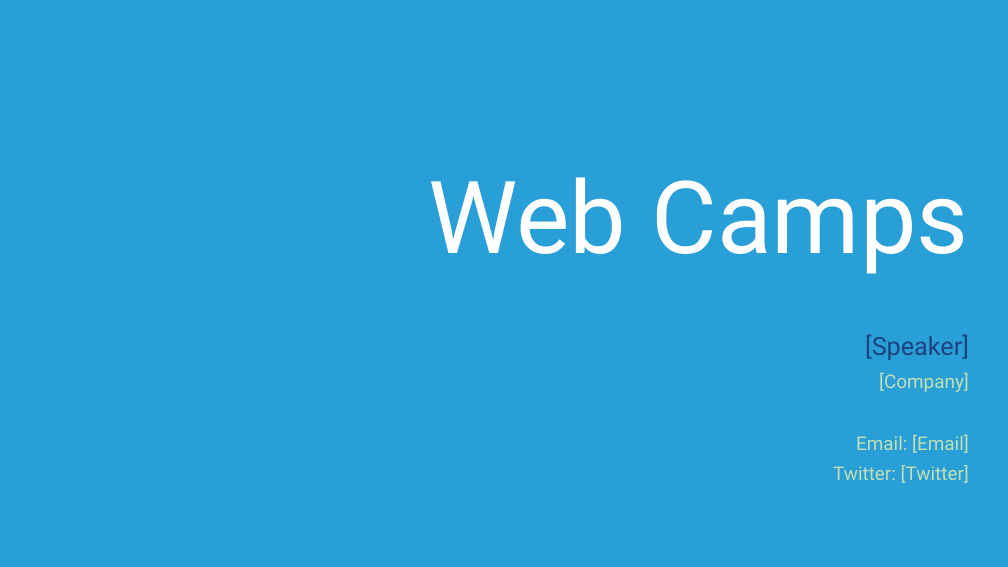
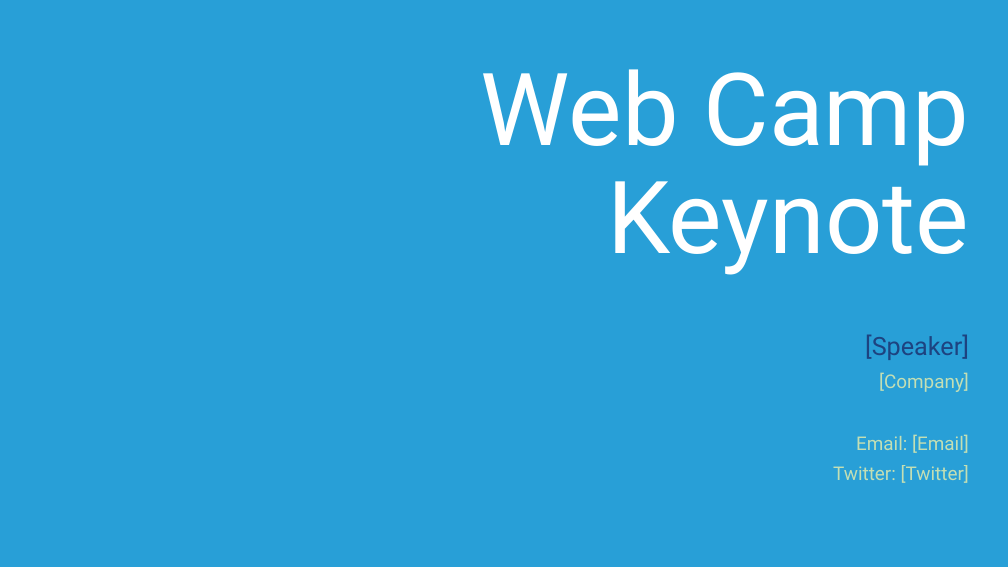
Before and after one commit to Microsoft-Web/WebCampTrainingKit, a slide deck: slide 2 of Presentation/01-Keynote/Keynote.pptx (slide 1 before the commit). Drawn at 1008x567 pixels with LibreOffice and Linux fonts; fonts in the diff are those of the drawing. Boxes give left, top, right and bottom in pixels: in the first picture for what was removed or moved away, otherwise in the second. Text is boxed around its words. In the diff, an @@ line names an element or a change of style, - is before the commit and + after.

```diff
--- a/Presentation/01-Keynote/Keynote.pptx
+++ b/Presentation/01-Keynote/Keynote.pptx
@@ title at (481, 69, 969, 275): text changed @@
-Web Camps
+Web Camp Keynote
```
Also in this commit, not shown: 7 other slides changed, 11 slides added, 12 slides removed, 4 other files.
